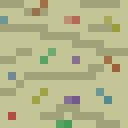
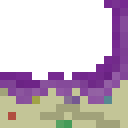
Layer changes from the first 128x128 image to the second:
added layer "Cake Floor All Cake" (1st of 4) above "Cake Floor All Cake" over [0,0,128,104]
hid "Cake Floor All Cake" (4th of 4) over [0,0,128,104]
